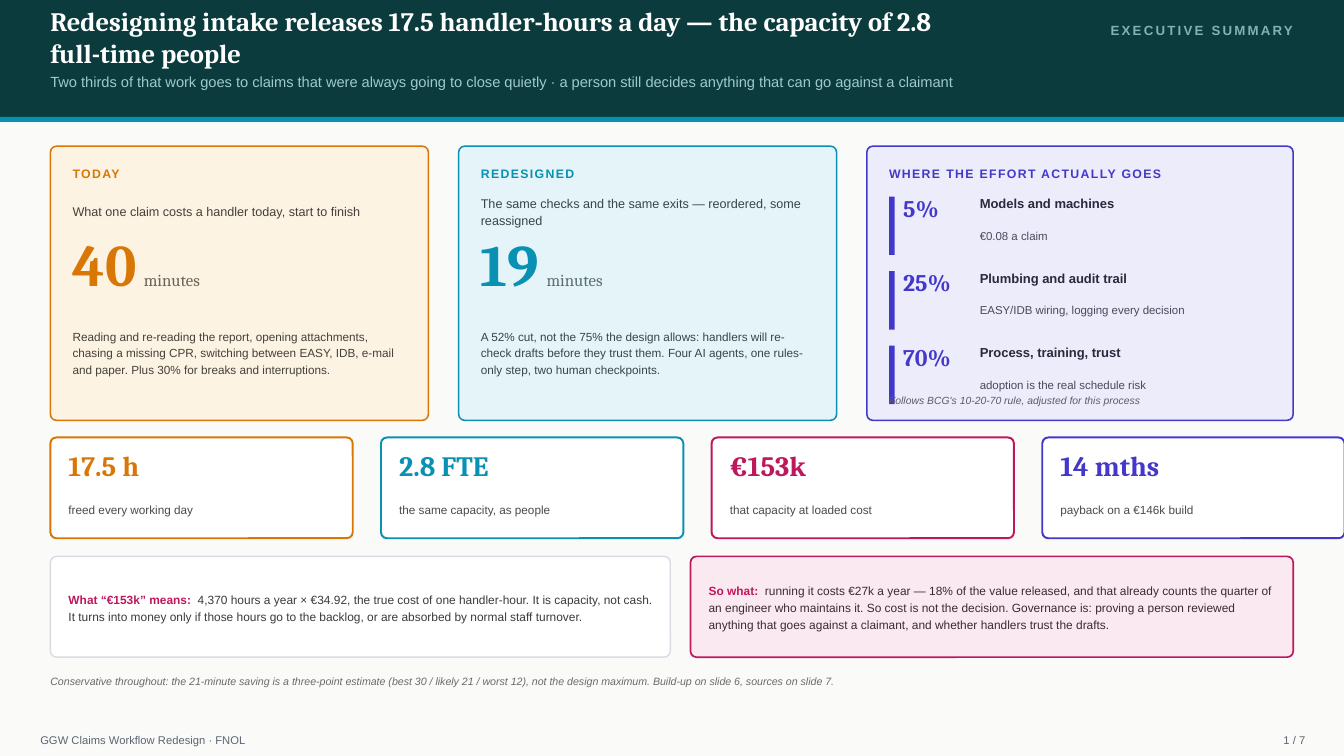
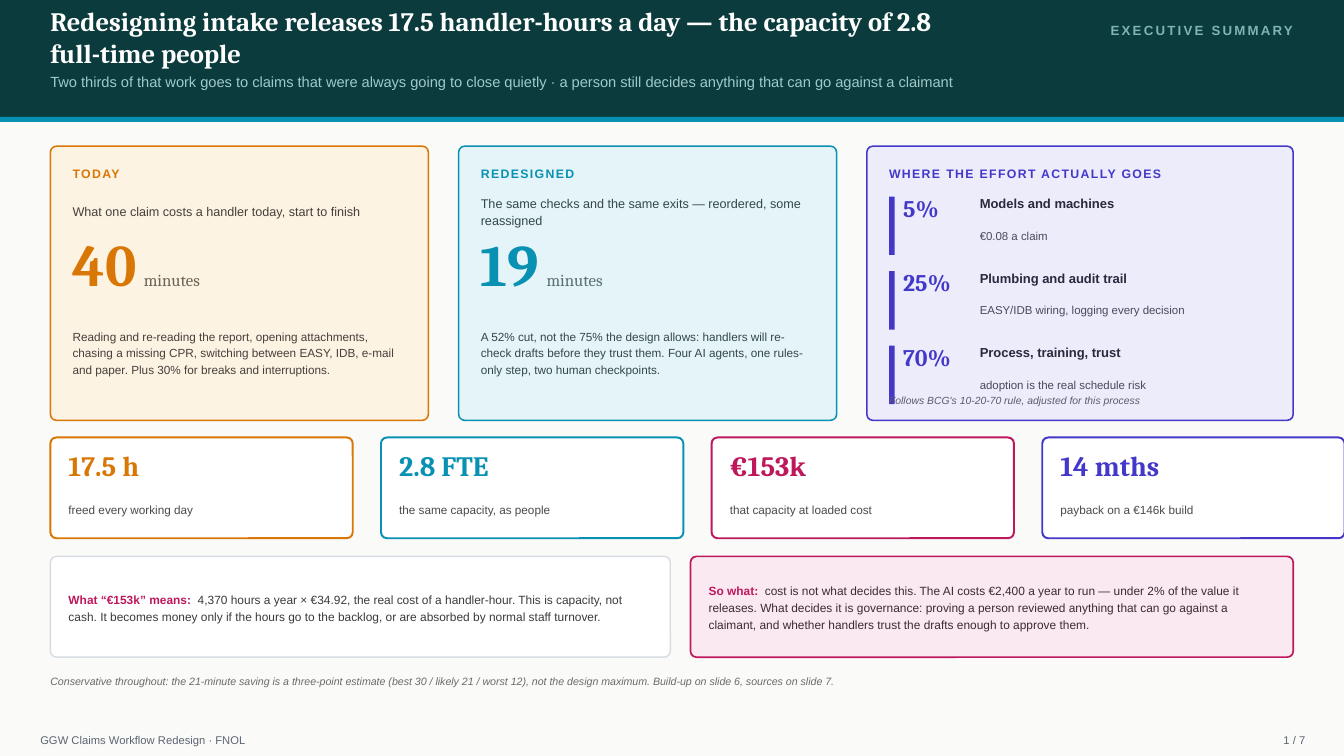
Before and after one commit to utkarshkingh/ggw_casestudy, a slide deck: slide 1 of case-study/deck/GGW_FNOL_Redesign.pptx. Drawn at 1344x756 pixels with LibreOffice and Linux fonts; fonts in the diff are those of the drawing. Boxes give left, top, right and bottom in pixels: in the first picture for what was removed or moved away, otherwise in the second. Text is boxed around its words. In the diff, an @@ line names an element or a change of style, - is before the commit and + after.

```diff
--- a/case-study/deck/GGW_FNOL_Redesign.pptx
+++ b/case-study/deck/GGW_FNOL_Redesign.pptx
@@ text at [68,595,623,623]: text changed @@
-What “€153k” means: 4,370 hours a year × €34.92, the true cost of one handler-hour. It is capacity, not cash. It turns into money only if those hours go to the backlog, or are absorbed by normal staff turnover.
+What “€153k” means: 4,370 hours a year × €34.92, the real cost of a handler-hour. This is capacity, not cash. It becomes money only if the hours go to the backlog, or are absorbed by normal staff turnover.
@@ text at [709,586,1239,632]: text changed @@
-So what: running it costs €27k a year — 18% of the value released, and that already counts the quarter of an engineer who maintains it. So cost is not the decision. Governance is: proving a person reviewed anything that goes against a claimant, and whether handlers trust the drafts.
+So what: cost is not what decides this. The AI costs €2,400 a year to run — under 2% of the value it releases. What decides it is governance: proving a person reviewed anything that can go against a claimant, and whether handlers trust the drafts enough to approve them.
```
Also in this commit, not shown: 3 other slides changed, 2 other files.
